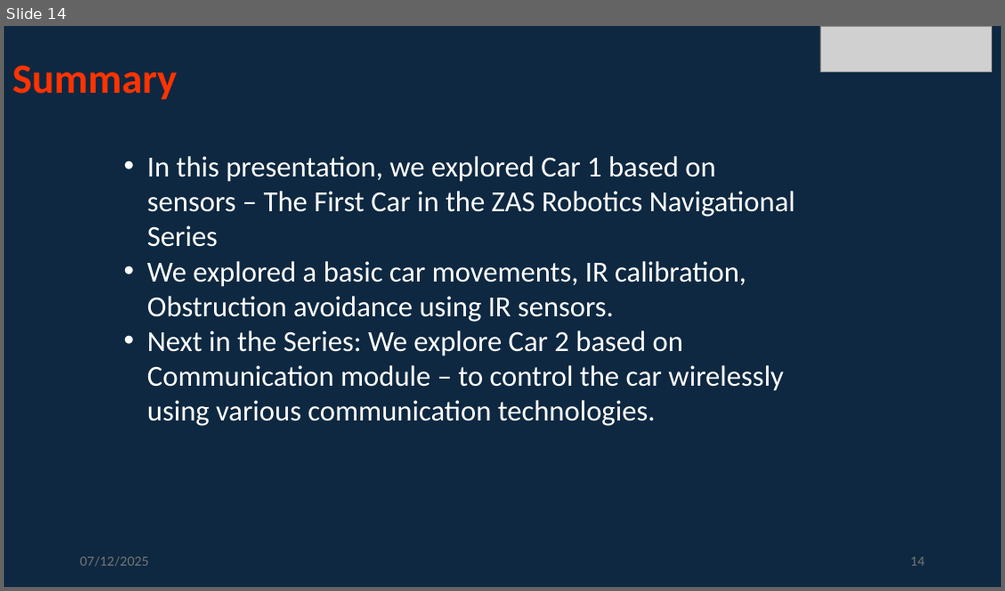
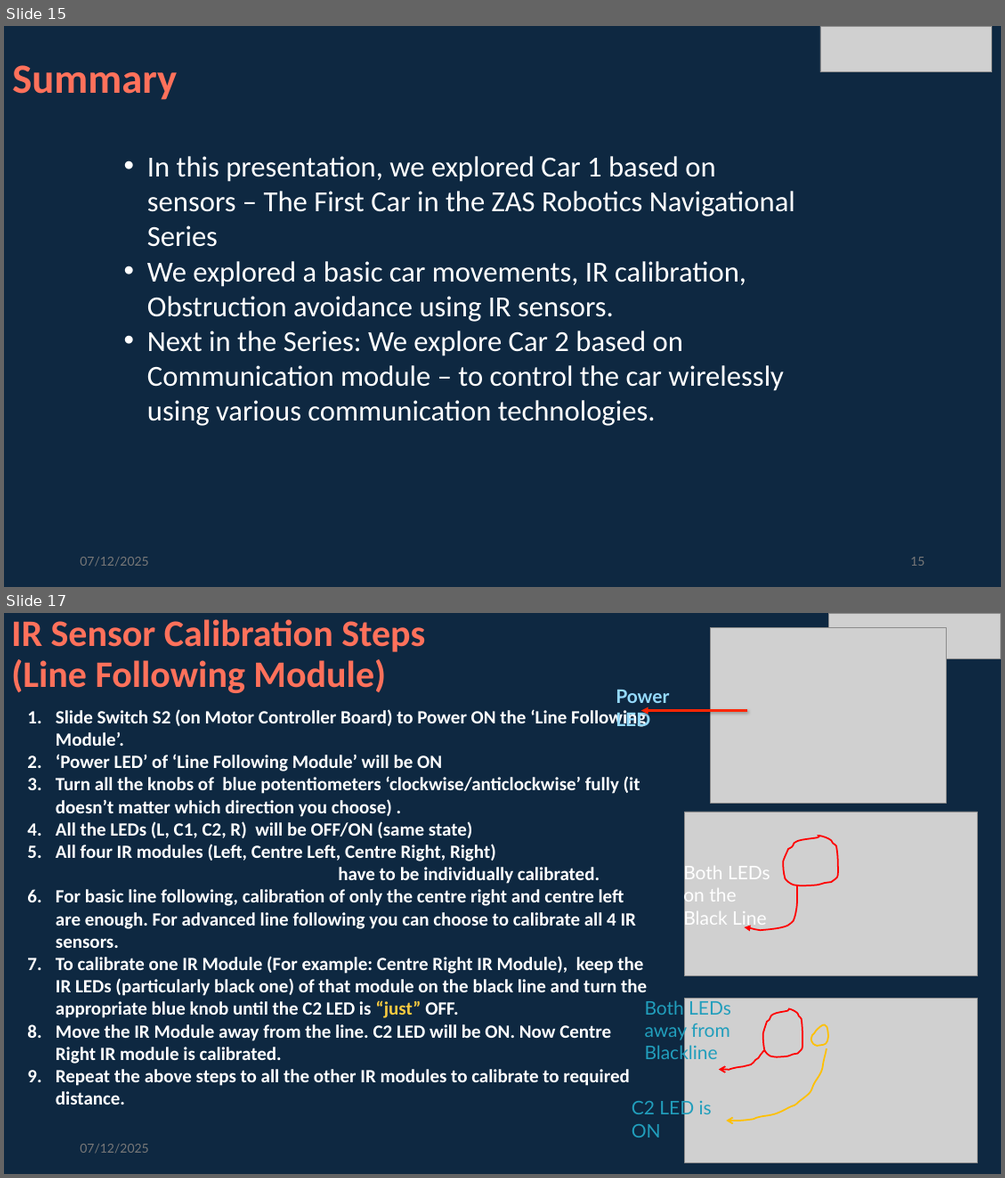
Before and after one commit to info-zas/Training, a slide deck: GPREC/04_Navigational_Robot_Car-1-Sensors/ZASRobotics_Car-1.pptx. Shown one above the other, each under a label of ours: slide 14 before the commit, slides 15 and 17 after it; the slides between them are not shown. The pictures are 1005x591 and 1005x1178 pixels, drawn with LibreOffice and Linux fonts; fonts in the diff are those of the drawing; grey boxes stand for pictures. Boxes give left, top, right and bottom in pixels: in the first picture for what was removed or moved away, otherwise in the second. Text is boxed around its words. In the diff, an @@ line names an element or a change of style, - is before the commit and + after.

```diff
--- a/GPREC/04_Navigational_Robot_Car-1-Sensors/ZASRobotics_Car-1.pptx
+++ b/GPREC/04_Navigational_Robot_Car-1-Sensors/ZASRobotics_Car-1.pptx
@@ slide 17 added at (4,613,1001,1174), background #0E2841 @@
@@ title added at (11,619,425,693), 36 pt, text #FF715B, bold @@
+IR Sensor Calibration Steps
+(Line Following Module)
@@ picture added at (711,627,946,803) @@
@@ picture added at (828,613,1000,659) @@
@@ text added at (615,690,669,730), 18 pt, text #95DAFC, bold @@
+Power LED
@@ text added at (56,708,647,1104), 18 pt, text #FFFFFF, bold @@
+1. Slide Switch S2 (on Motor Controller Board) to Power ON the ‘Line Following Module’.
+2. ‘Power LED’ of ‘Line Following Module’ will be ON
+3. Turn all the knobs of blue potentiometers ‘clockwise/anticlockwise’ fully (it doesn’t matter which direction you choose) .
+4. All the LEDs (L, C1, C2, R) will be OFF/ON (same state)
+5. All four IR modules (Left, Centre Left, Centre Right, Right) have to be individually calibrated.
+6. For basic line following, calibration of only the centre right and centre left are enough. For advanced line following you can choose to calibrate all 4 IR sensors.
+7. To calibrate one IR Module (For example: Centre Right IR Module), keep the IR LEDs (particularly black one) of that module on the black line and turn the appropriate blue knob until the C2 LED is “just” OFF.
+8. Move the IR Module away from the line. C2 LED will be ON. Now Centre Right IR module is calibrated.
+9. Repeat the above steps to all the other IR modules to calibrate to required distance.
@@ arrow added from (748, 710) to (641, 710), #FF2604 2.25 pt @@
@@ picture added at (685,811,978,976) @@
@@ freeform shape added at (783,835,838,886), outline #FF0000 1.5 pt @@
@@ text added at (683,863,770,928), 18 pt, text #FFFFFF @@
+Both LEDs on the Black Line
@@ freeform shape added at (744,886,797,930), outline #FF0000 1.5 pt @@
@@ text added at (645,997,731,1063), 18 pt, text #219EBC @@
+Both LEDs away from Blackline
@@ picture added at (685,997,978,1162) @@
@@ freeform shape added at (763,1008,802,1056), outline #FF0000 1.5 pt @@
@@ freeform shape added at (811,1024,829,1046), outline #FFC000 1.5 pt @@
@@ freeform shape added at (719,1051,764,1070), outline #FF0000 1.5 pt @@
@@ freeform shape added at (727,1048,826,1120), outline #FFC000 1.5 pt @@
@@ text added at (631,1098,712,1137), 18 pt, text #219EBC @@
+C2 LED is ON
@@ text added at (80,1143,148,1153), 12 pt, text #797979 @@
+07/12/2025
@@ what was slide 14 is now slide 15 @@
@@ slide 15 changed as well @@
@@ title "Summary" at (12,65,177,100): text colour #FF3300 to #FF715B @@
@@ page number at (910,556,924,565): text changed @@
-14
+15
```
Also in this commit, not shown: 13 other slides changed, 2 other slides added.
